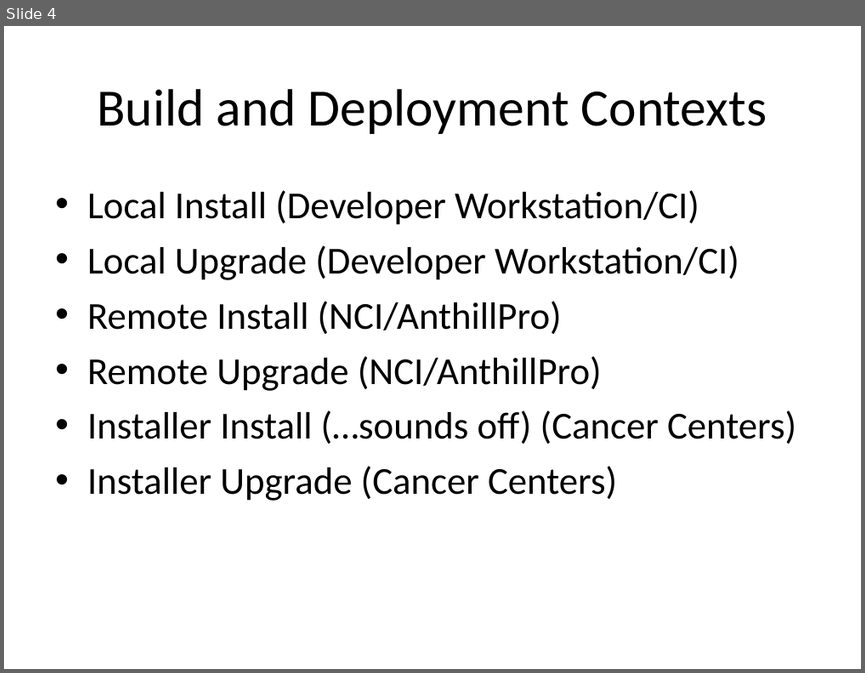
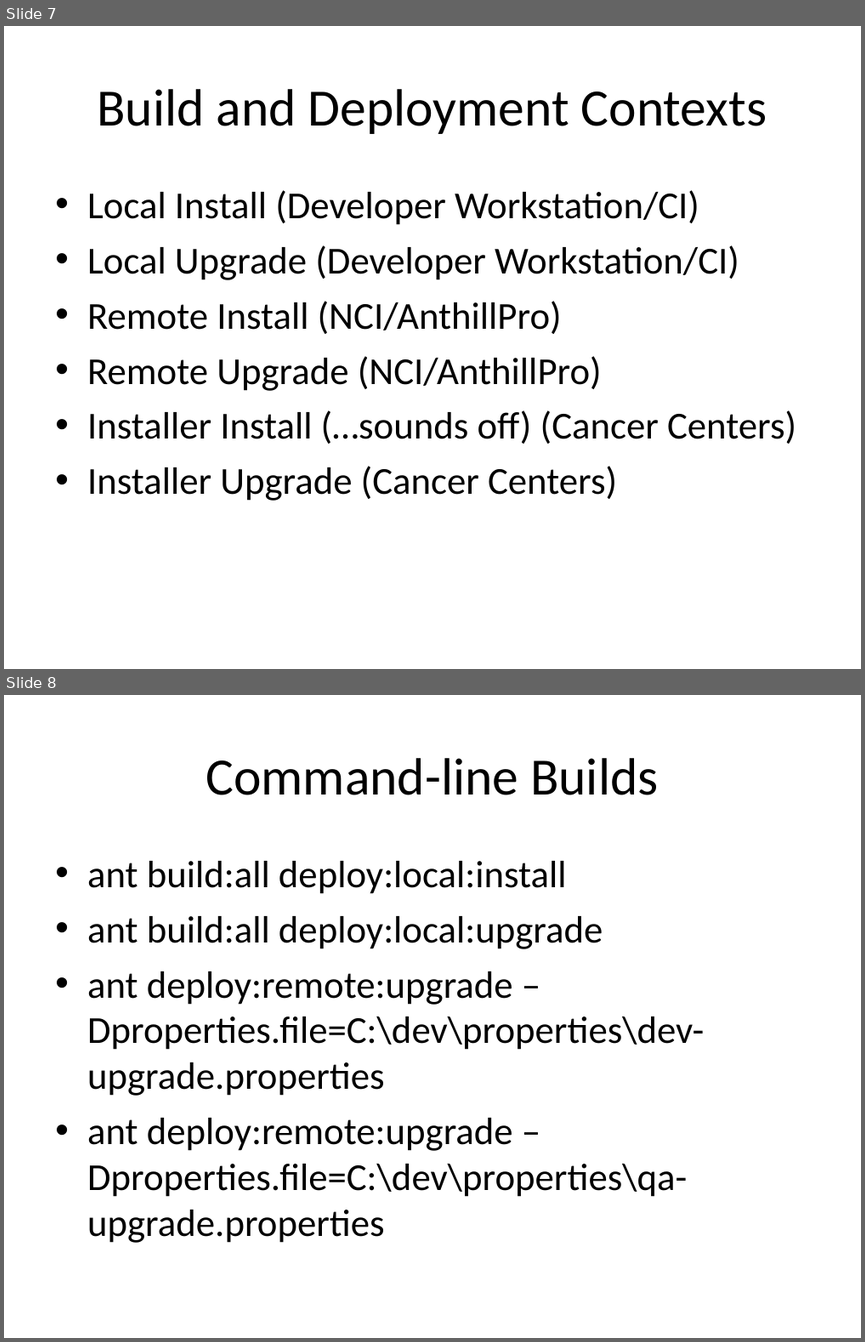
Before and after one commit to CBIIT/common-security-module-docs, a slide deck: deployment/automation/csmupt-bda-training.ppt. Shown one above the other, each under a label of ours: slide 4 before the commit, slides 7 and 8 after it. The pictures are 865x673 and 865x1342 pixels, drawn with LibreOffice and Linux fonts; fonts in the diff are those of the drawing. Boxes give left, top, right and bottom in pixels: in the first picture for what was removed or moved away, otherwise in the second. Text is boxed around its words. In the diff, an @@ line names an element or a change of style, - is before the commit and + after.

```diff
--- a/deployment/automation/csmupt-bda-training.ppt
+++ b/deployment/automation/csmupt-bda-training.ppt
@@ slide 8 added at bbox=[4, 695, 861, 1338], background #FFFFFF @@
@@ title added at bbox=[205, 758, 658, 795], 44 pt, text #000000 @@
+Command-line Builds
@@ text added at bbox=[87, 861, 704, 1242], 32 pt, text #000000 @@
+• ant build:all deploy:local:install
+• ant build:all deploy:local:upgrade
+• ant deploy:remote:upgrade –Dproperties.file=C:\dev\properties\dev-upgrade.properties
+• ant deploy:remote:upgrade –Dproperties.file=C:\dev\properties\qa-upgrade.properties
@@ what was slide 4 is now slide 7 @@
```
Also in this commit, not shown: 2 slides changed, 6 other slides added, 3 slides removed.
